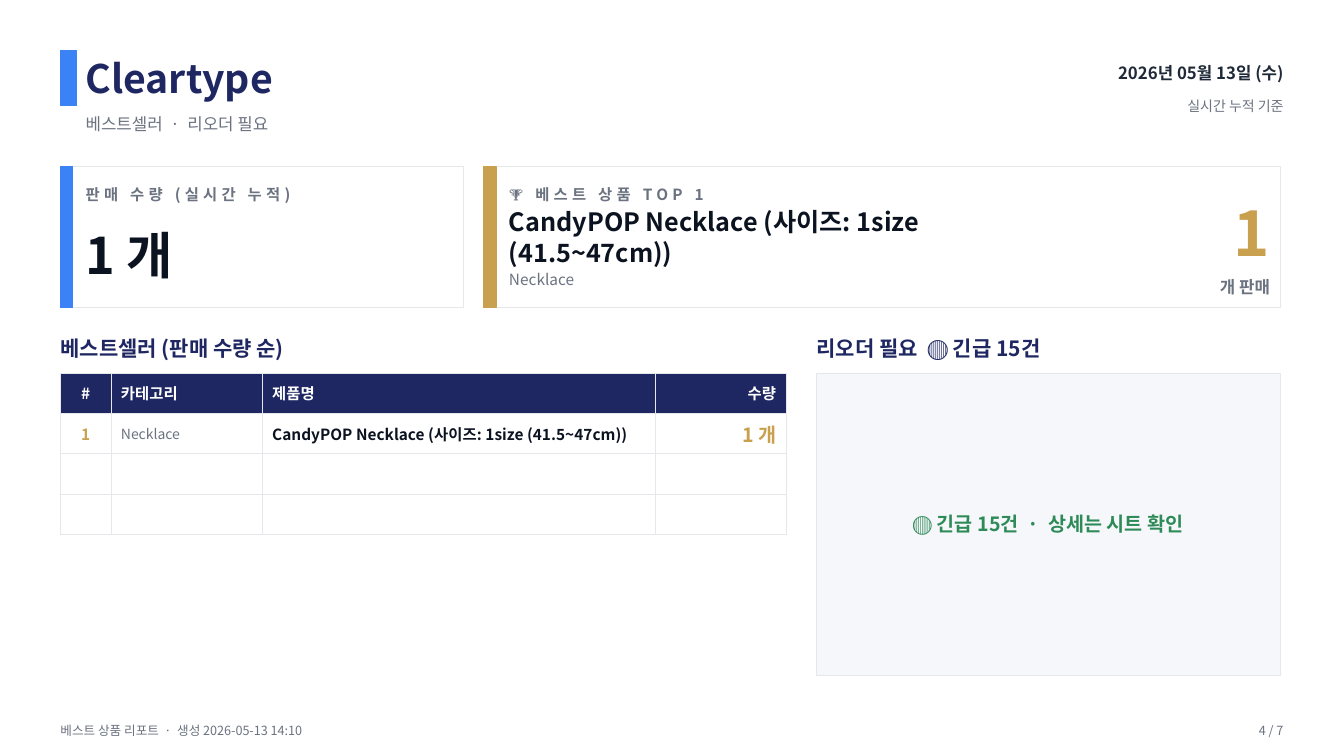
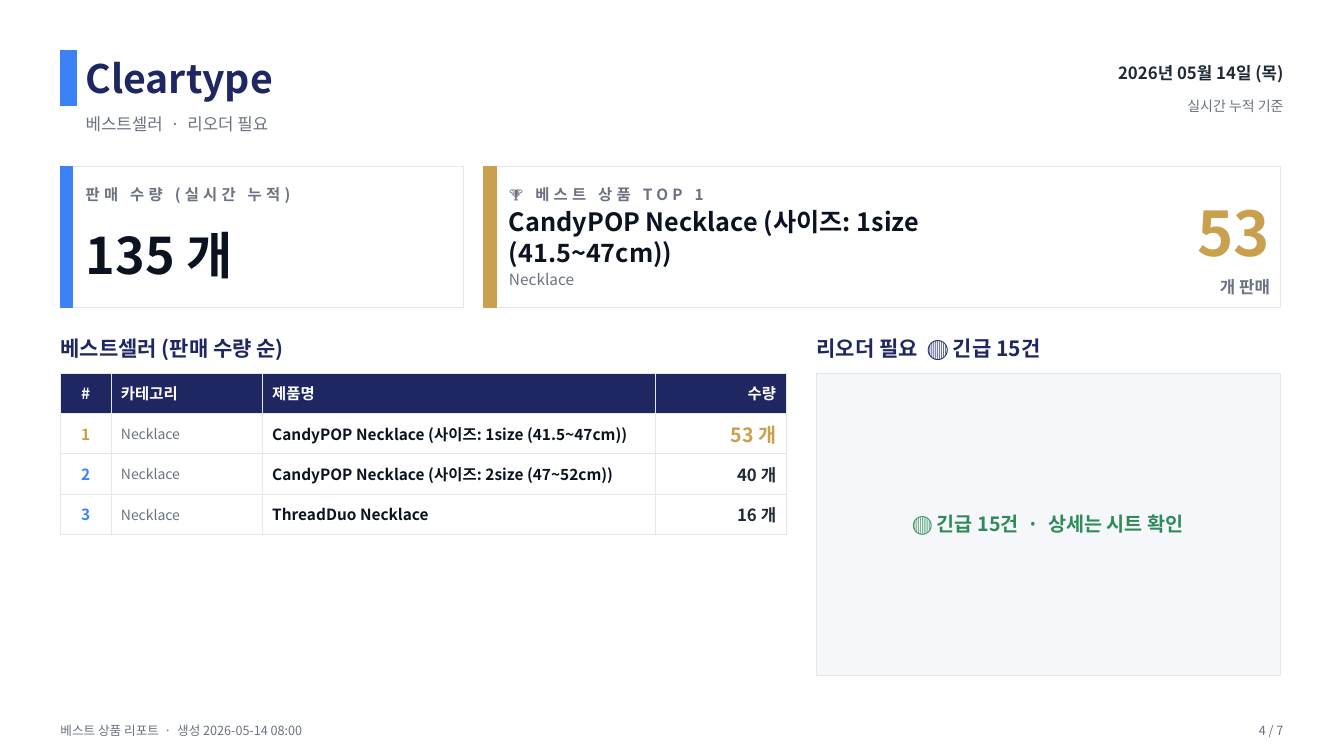
Before and after one commit to j65209/Brightbeed, a slide deck: slide 4 of data/sales-report.pptx. Drawn at 1344x756 pixels with LibreOffice and Linux fonts; fonts in the diff are those of the drawing. Boxes give left, top, right and bottom in pixels: in the first picture for what was removed or moved away, otherwise in the second. Text is boxed around its words. In the diff, an @@ line names an element or a change of style, - is before the commit and + after.

```diff
--- a/data/sales-report.pptx
+++ b/data/sales-report.pptx
@@ text at [1118, 65, 1283, 83]: text changed @@
-2026년 05월 13일 (수)
+2026년 05월 14일 (목)
@@ text at [1197, 209, 1270, 257]: text changed @@
-1
+53
@@ text at [86, 231, 232, 279]: text changed @@
-1 개
+135 개
@@ table at [60, 373, 786, 527] @@
-row 2, column 4: 1 개
+row 2, column 4: 53 개
-row 3:  |  |  | 
+row 3: 2 | Necklace | CandyPOP Necklace (사이즈: 2size (47~52cm)) | 40 개
-row 4:  |  |  | 
+row 4: 3 | Necklace | ThreadDuo Necklace | 16 개
@@ text at [60, 724, 302, 736]: text changed @@
-베스트 상품 리포트 · 생성 2026-05-13 14:10
+베스트 상품 리포트 · 생성 2026-05-14 08:00
```
Also in this commit, not shown: 6 other slides changed.
